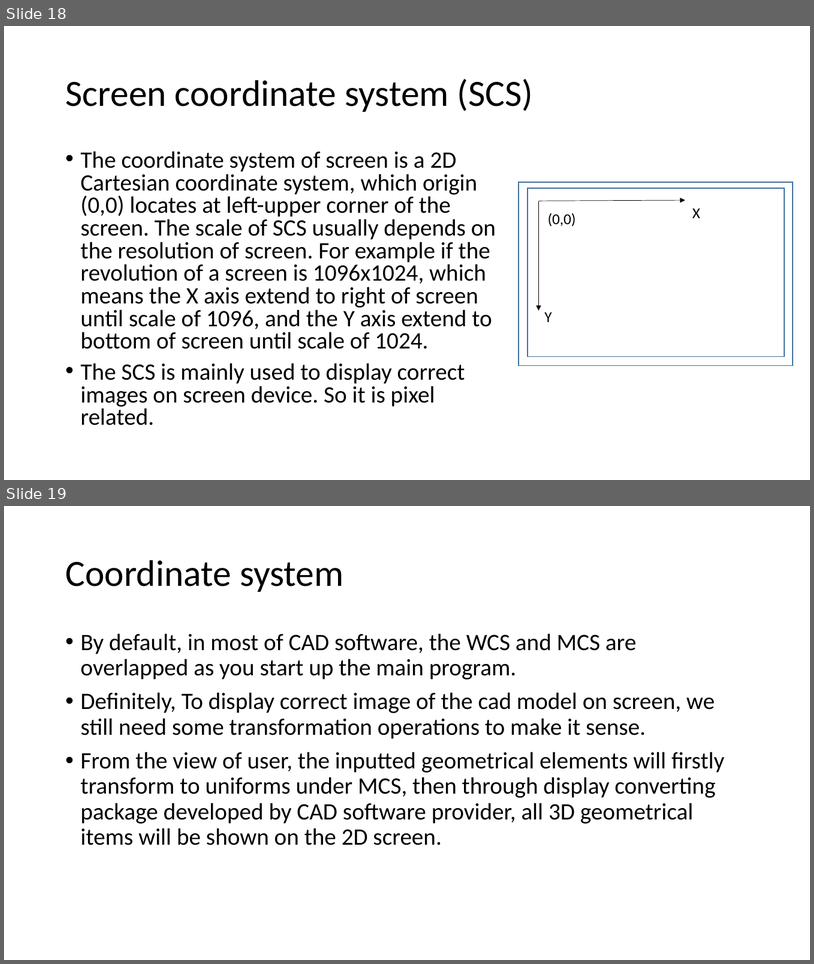
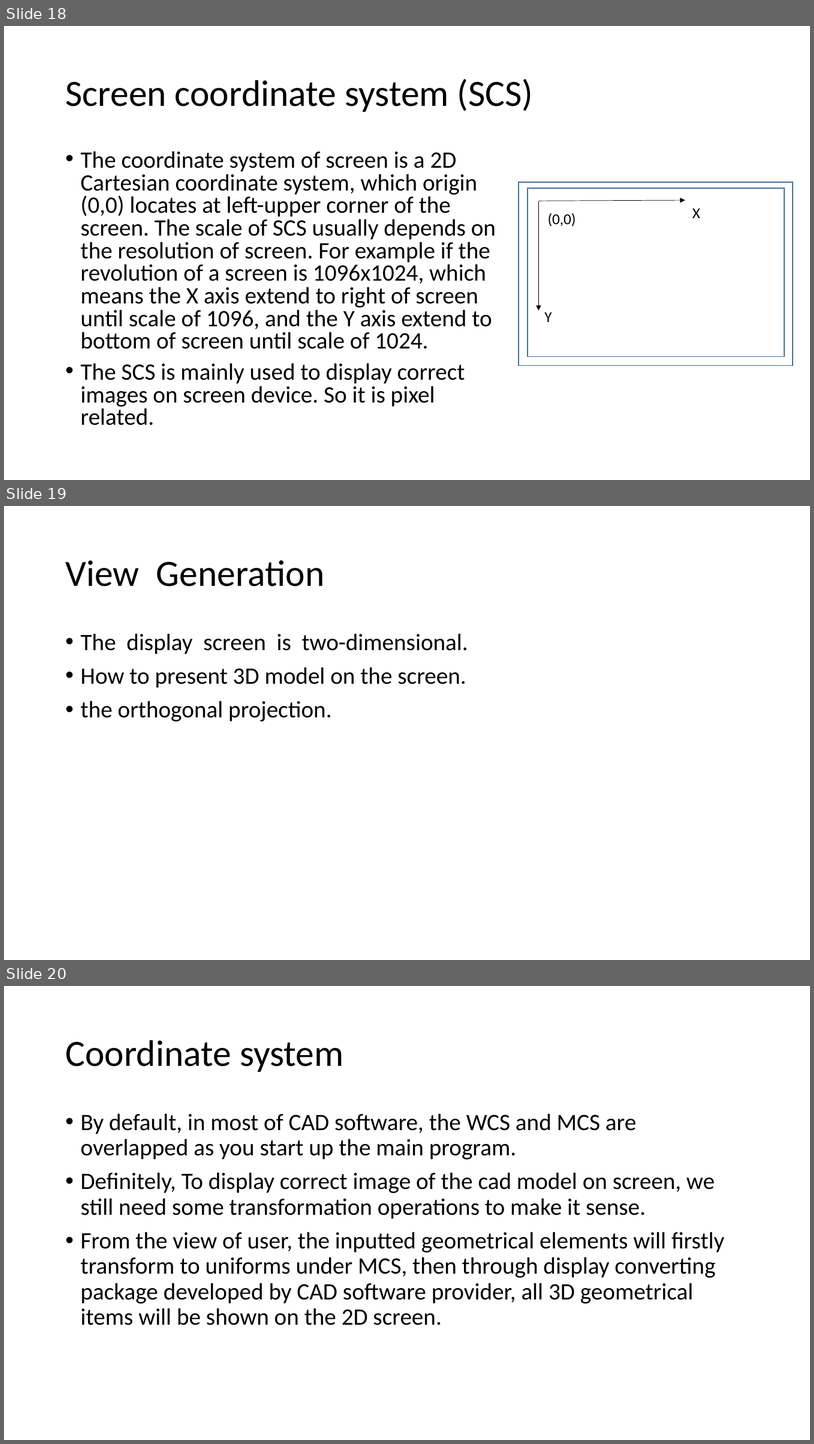
Before and after one commit to Jinny-Ching/cad_cam_course, a slide deck: CAD_CAM.pptx. Shown one above the other, each under a label of ours: slides 18 and 19 before the commit, slides 18, 19 and 20 after it. The pictures are 814x964 and 814x1444 pixels, drawn with LibreOffice and Linux fonts; fonts in the diff are those of the drawing. Boxes give left, top, right and bottom in pixels: in the first picture for what was removed or moved away, otherwise in the second. Text is boxed around its words. In the diff, an @@ line names an element or a change of style, - is before the commit and + after.

```diff
--- a/CAD_CAM.pptx
+++ b/CAD_CAM.pptx
@@ slide 19 added at bbox=[4, 506, 810, 960], background #FFFFFF @@
@@ title added at bbox=[65, 560, 325, 586], 44 pt, text #000000 @@
+View Generation
@@ text added at bbox=[81, 633, 468, 721], 28 pt, text #000000 @@
+• The display screen is two-dimensional.
+• How to present 3D model on the screen.
+• the orthogonal projection.
@@ what was slide 19 is now slide 20 @@
```
Also in this commit, not shown: 8 slides changed, 3 other slides added, 1 slide removed.
